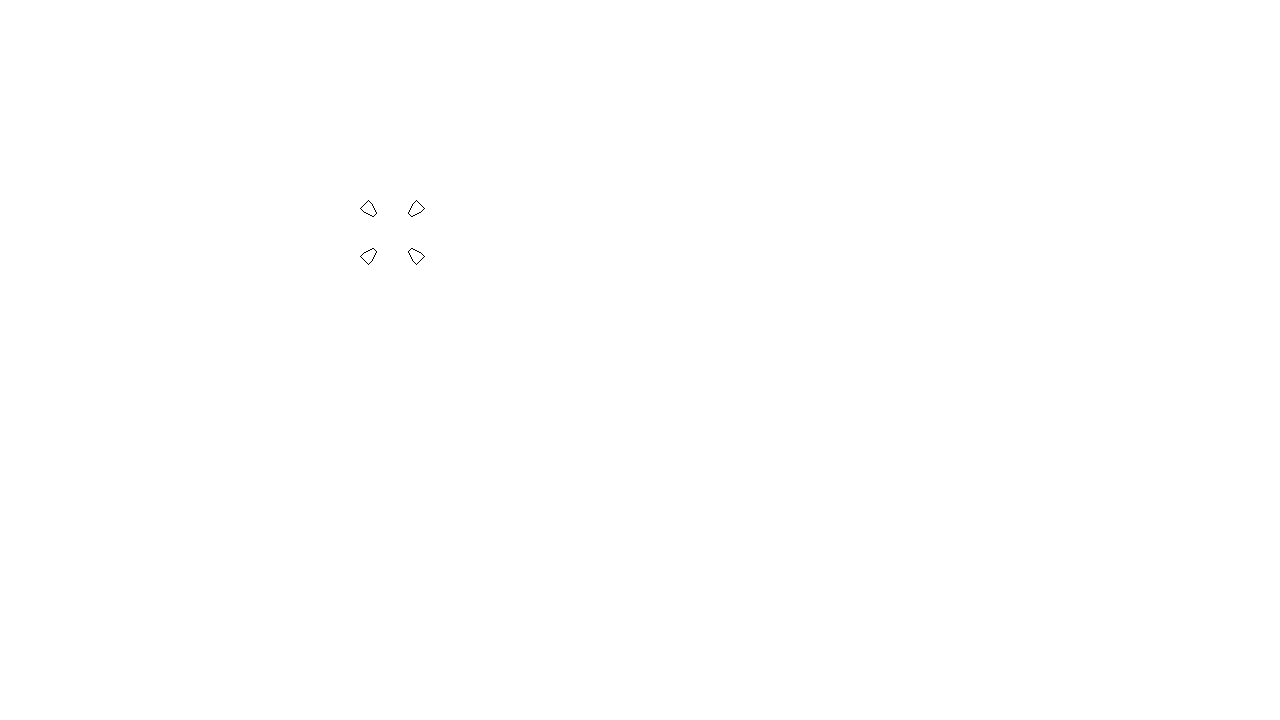
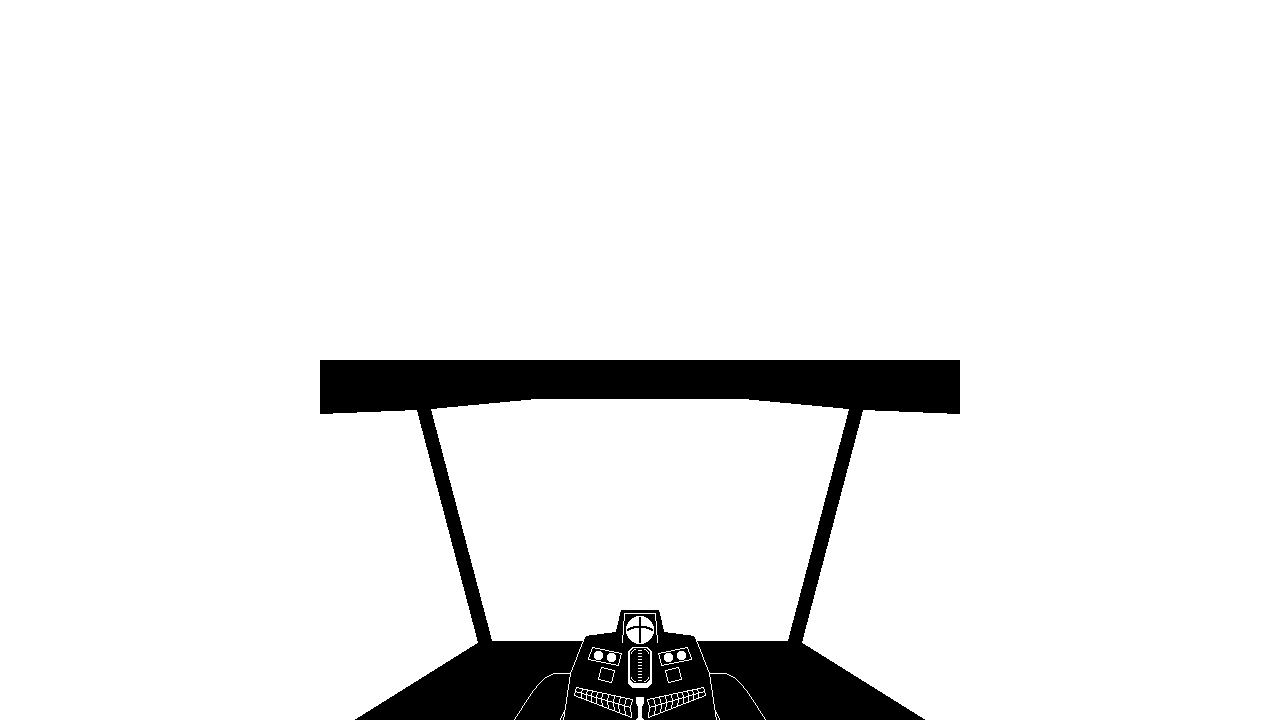
Layers edited between the first and the second w=1280, h=720 image:
added group "gundam shooter" with 18 layers above "fruit ninja" over [left=320, top=200, right=960, bottom=720]
renamed "Layer #3" to "Visible", moved it into group "gundam shooter", painted on it over [left=320, top=200, right=960, bottom=720]
hid group "fruit ninja" (17 layers) over [left=320, top=200, right=960, bottom=720]
hid "target #1" over [left=360, top=200, right=425, bottom=265]
